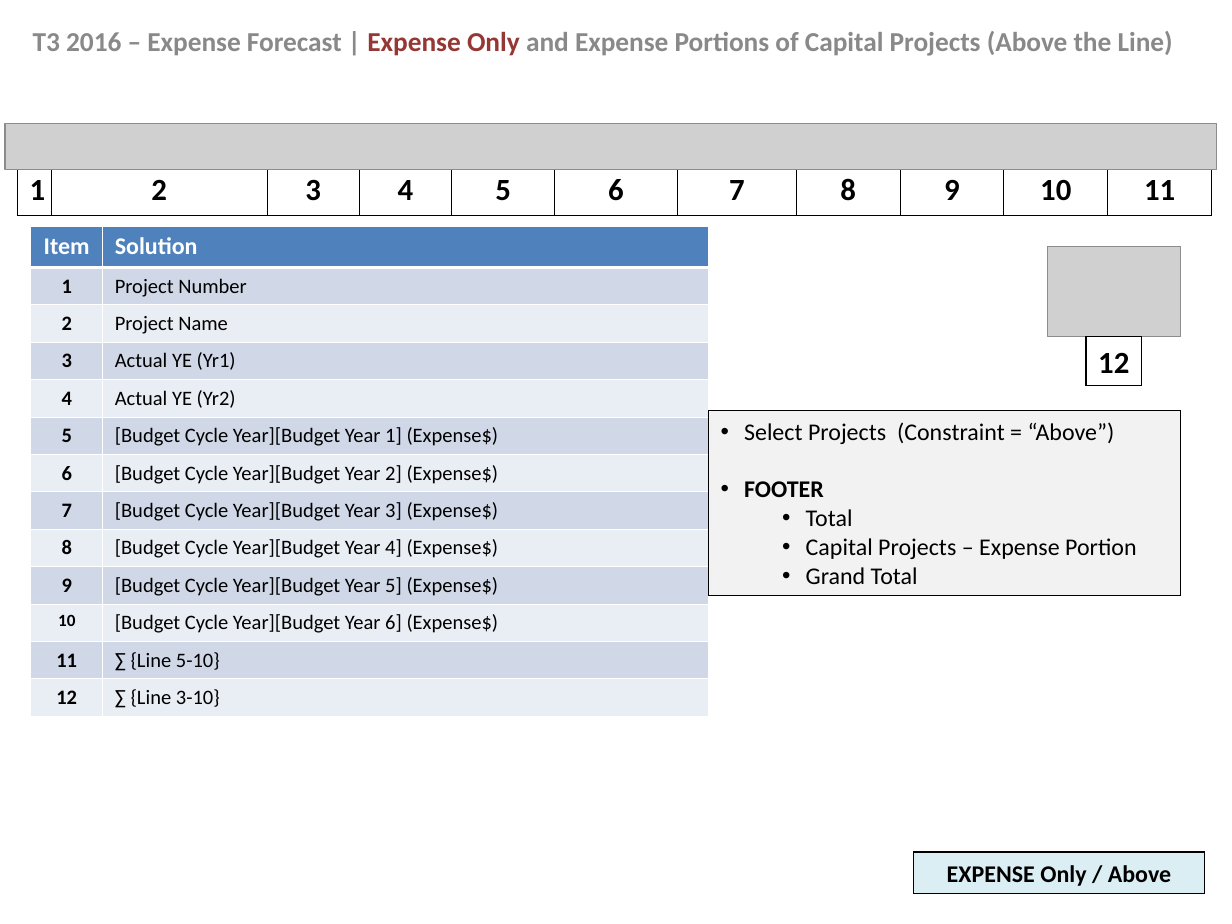
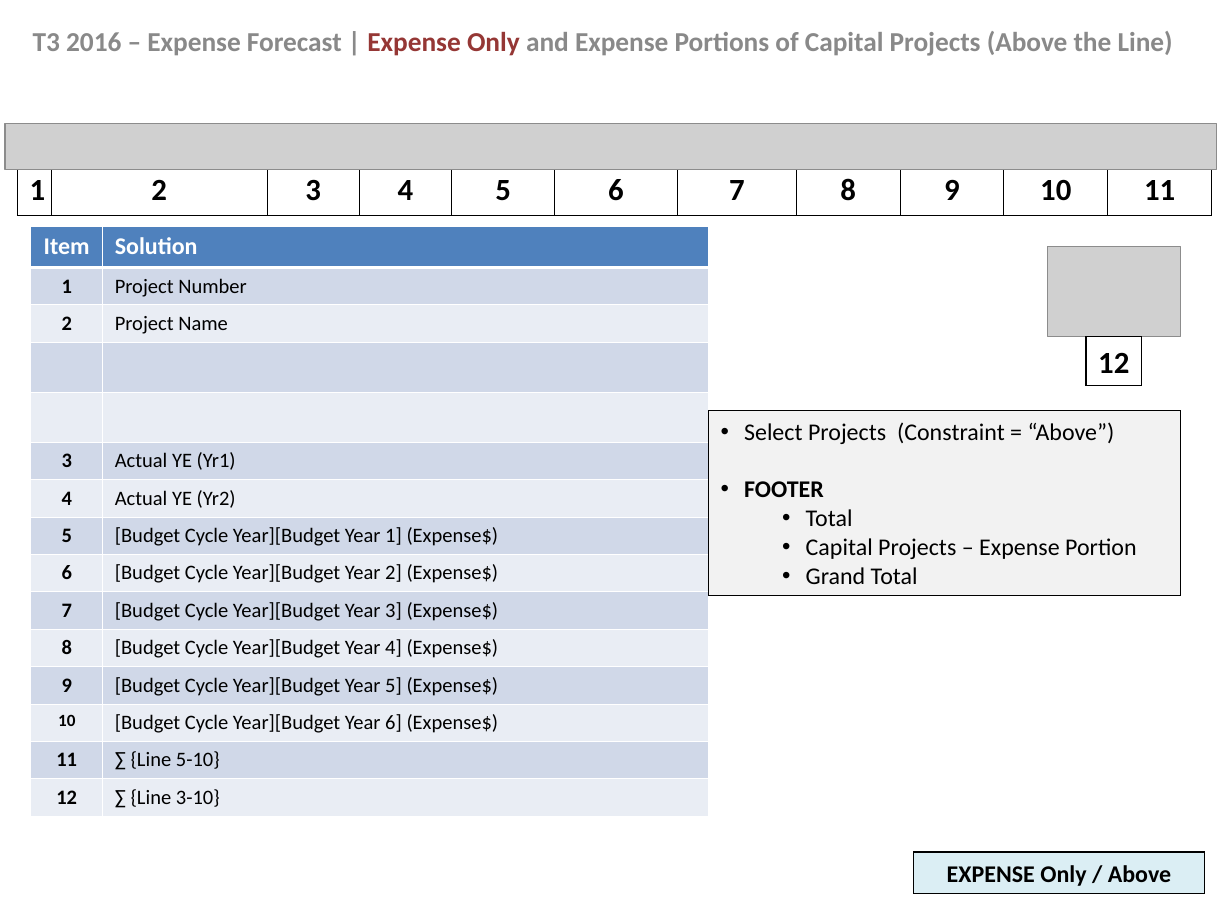
Before and after one commit to jlucas5190/ppms, a slide deck: slide 11 of resources/Forecast Reports.ppt. Drawn at 1232x924 pixels with LibreOffice and Linux fonts; fonts in the diff are those of the drawing; grey boxes stand for pictures. Boxes give left, top, right and bottom in pixels: in the first picture for what was removed or moved away, otherwise in the second. Text is boxed around its words. In the diff, an @@ line names an element or a change of style, - is before the commit and + after.

```diff
--- a/resources/Forecast Reports.ppt
+++ b/resources/Forecast Reports.ppt
@@ table at (31, 225, 708, 811) @@
+row 4:  | 
+row 5:  | 
```
Also in this commit, not shown: 2 other slides changed, 3 other files.
